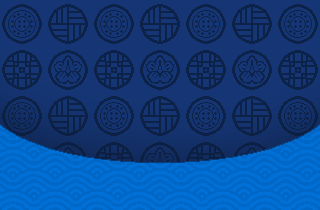
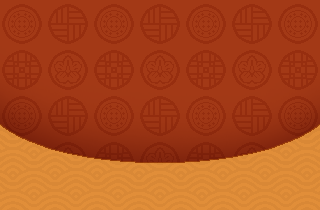
Layers edited between the first and the second (320, 210) image:
showed group "bg red" (13 layers) over [0, 0, 320, 210]
added layer "Layer 664" in group "bg red" over [0, 95, 320, 210]
added layer "Layer 663" in group "bg red" over [0, 0, 320, 210]
painted on "Layer 658" (2nd of 3, in "bg red") over [0, 0, 320, 210]
painted on "Layer 659" (2nd of 3, in "bg red") over [0, 0, 320, 210]
renamed "Layer 662" to "Layer 665", painted on it over [0, 95, 320, 210]
painted on "Layer 661" over [0, 0, 320, 210]
painted on "Layer 658" (3rd of 3, in "bg blue") over [0, 0, 320, 210]
painted on "Layer 659" (3rd of 3, in "bg blue") over [0, 0, 320, 210]
